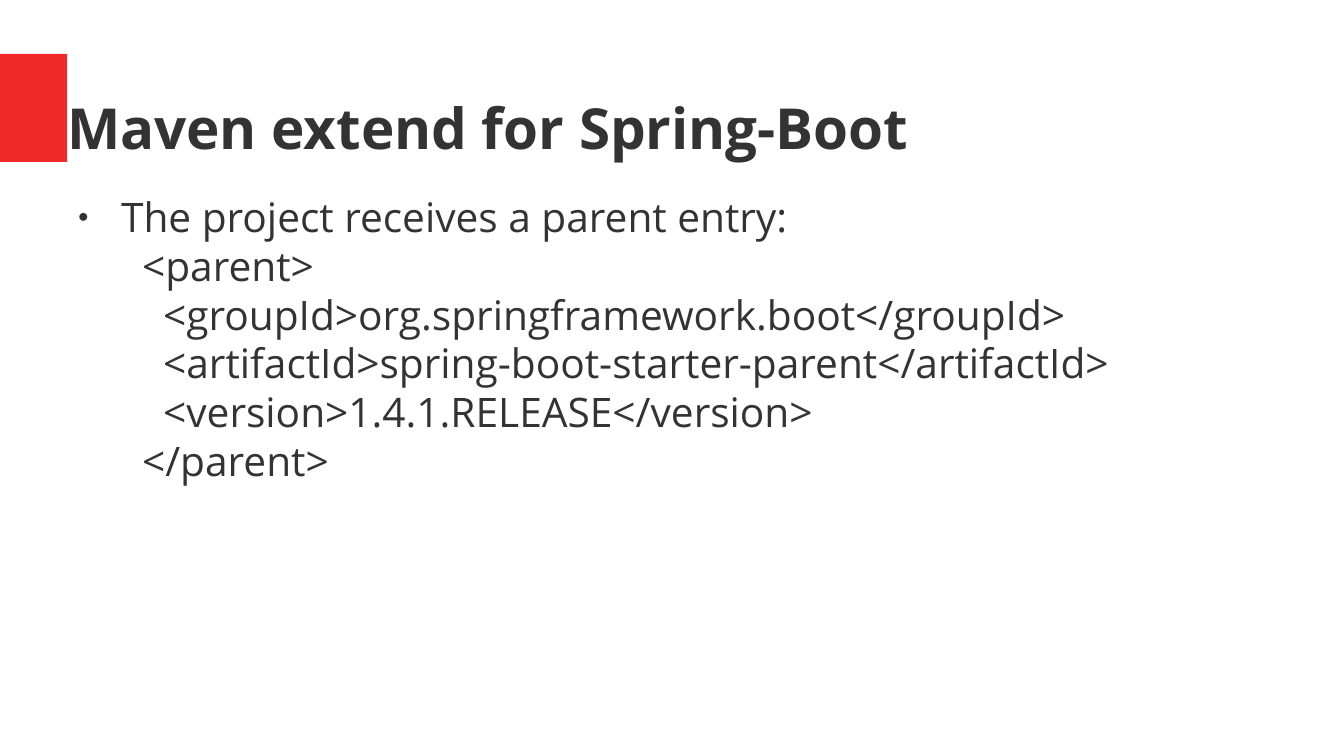
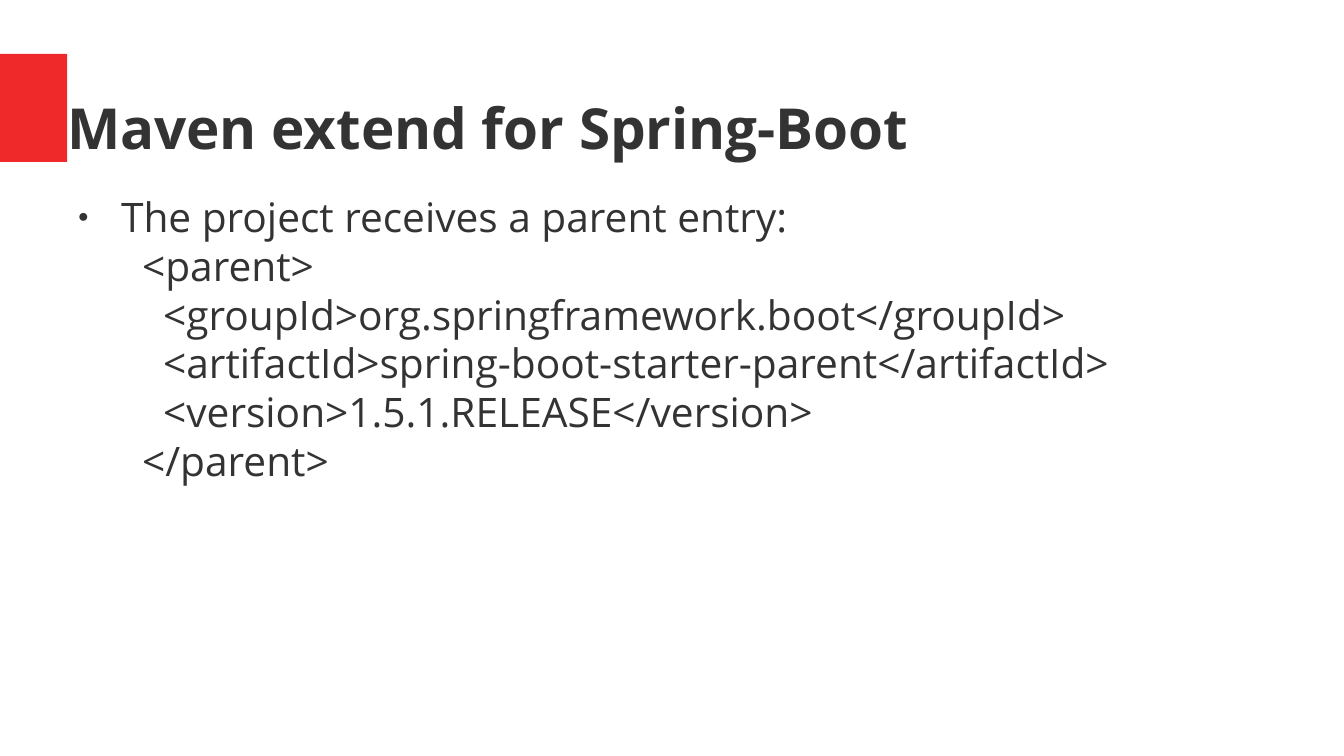
Before and after one commit to ManfredTremmel/gwtp-training, a slide deck: slide 135 of GWT-GWTP-Training_en.odp. Drawn at 1344x756 pixels with LibreOffice and Linux fonts; fonts in the diff are those of the drawing. Boxes give left, top, right and bottom in pixels: in the first picture for what was removed or moved away, otherwise in the second. Text is boxed around its words. In the diff, an @@ line names an element or a change of style, - is before the commit and + after.

```diff
--- a/GWT-GWTP-Training_en.odp
+++ b/GWT-GWTP-Training_en.odp
@@ text at (x1=121, y1=201, x2=1108, y2=486): text changed @@
-● The project receives a parent entry:
-  <parent>
-  <groupId>org.springframework.boot</groupId>
-  <artifactId>spring-boot-starter-parent</artifactId>
-  <version>1.4.1.RELEASE</version>
-  </parent>
+● The project receives a parent entry:
+  <parent>
+  <groupId>org.springframework.boot</groupId>
+  <artifactId>spring-boot-starter-parent</artifactId>
+  <version>1.5.1.RELEASE</version>
+  </parent>
```
Also in this commit, not shown: 13 other slides changed, 1 other file.
